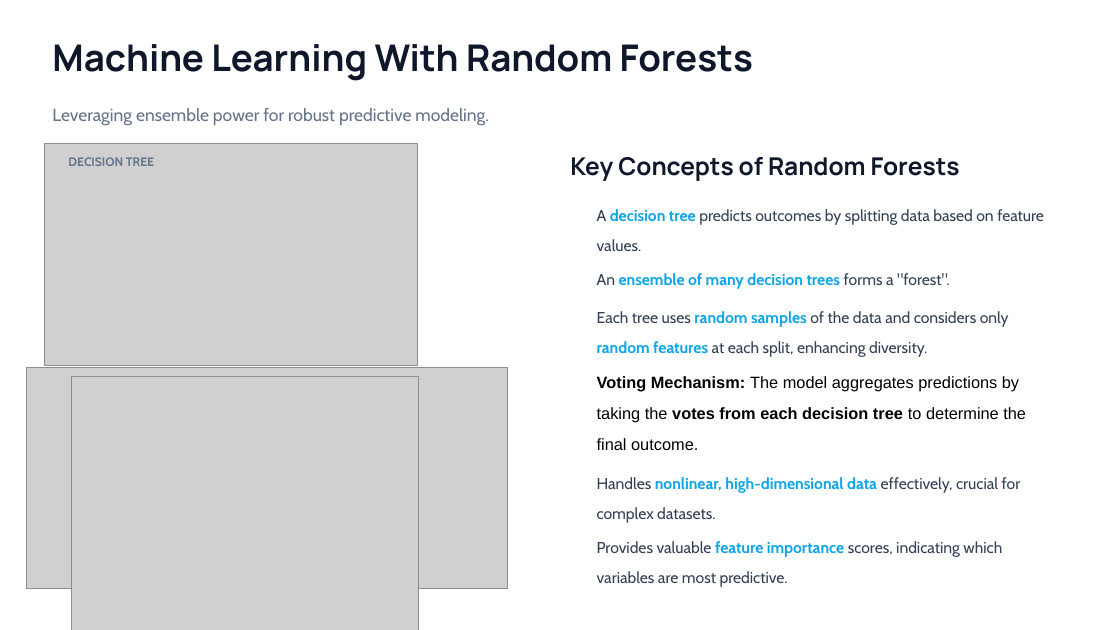
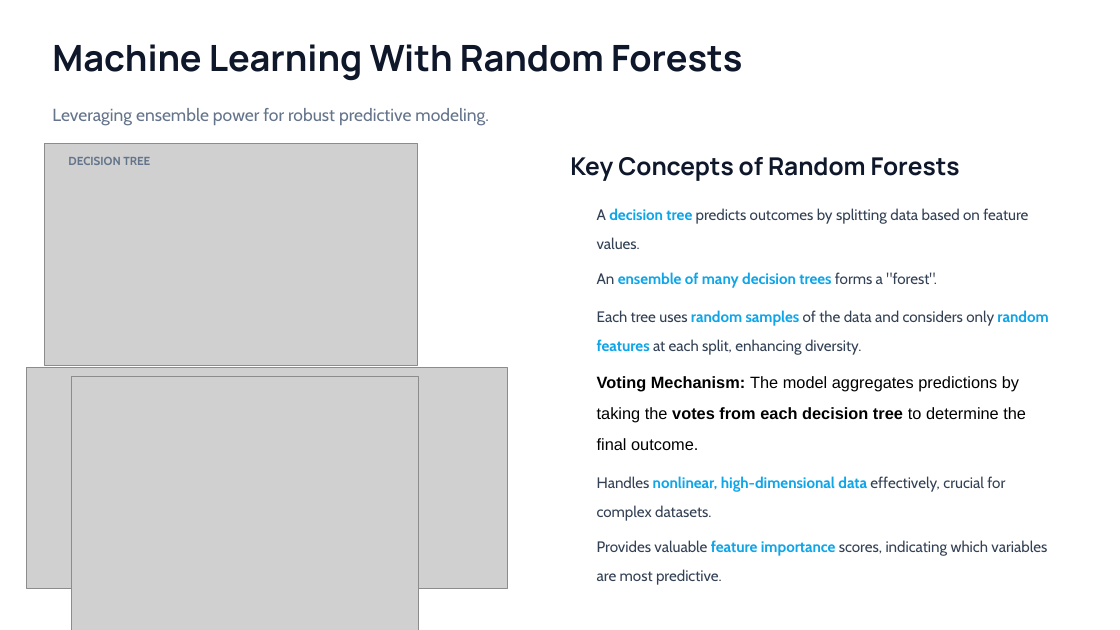
Before and after one commit to mocksu/resume, a slide deck: slide 5 of Predicting Asthma Exacerbations with ML.pptx. Drawn at 1120x630 pixels with LibreOffice and Linux fonts; fonts in the diff are those of the drawing; grey boxes stand for pictures; background and template pictures are left out. Boxes give left, top, right and bottom in pixels: in the first picture for what was removed or moved away, otherwise in the second. Text is boxed around its words. In the diff, an @@ line names an element or a change of style, - is before the commit and + after.

```diff
--- a/Predicting Asthma Exacerbations with ML.pptx
+++ b/Predicting Asthma Exacerbations with ML.pptx
@@ text "Machine Learning With Random Forests" at [52, 44, 742, 81]: size 31.5 to 31 pt @@
@@ text "DECISION TREE" at [68, 157, 150, 165]: size 10.5 to 10 pt @@
@@ size 13.5 to 13 pt in 5 elements at [597, 476, 1005, 521], [597, 540, 1047, 585], [597, 208, 1028, 249], [597, 310, 1048, 355], [597, 272, 937, 288] @@
```
Also in this commit, not shown: 5 other slides changed, 1 slide added, 3 other files.
